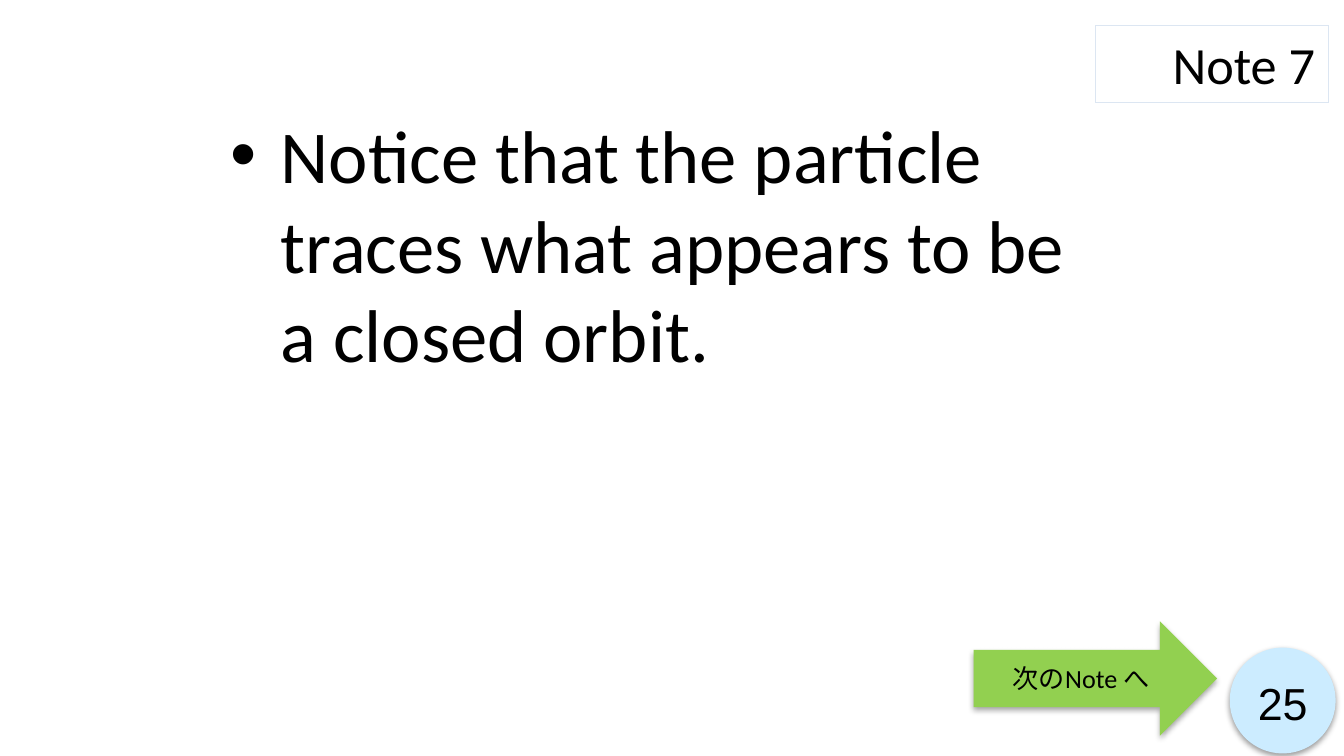
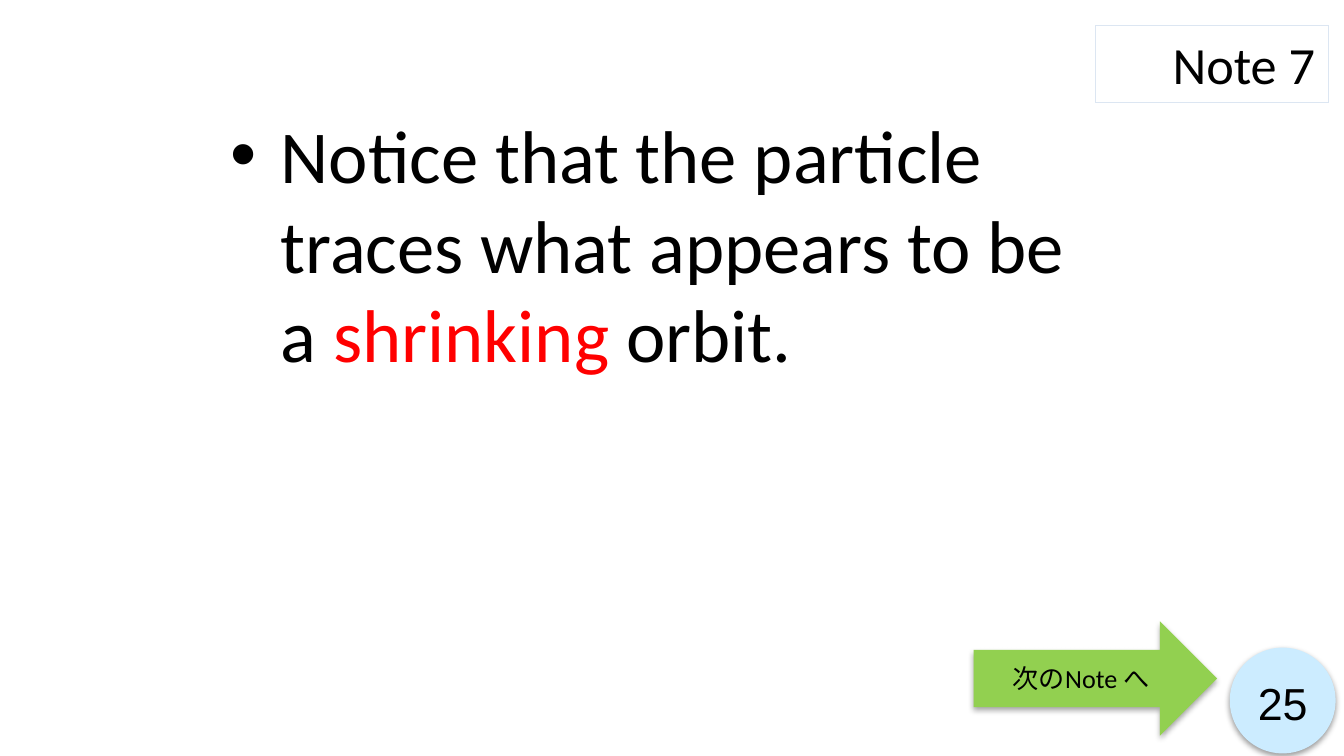
Before and after one commit to ryo0921/KyotoUx-009x, a slide deck: slide 25 of 01/Week 1-4_script.pptx. Drawn at 1344x756 pixels with LibreOffice and Linux fonts; fonts in the diff are those of the drawing. Boxes give left, top, right and bottom in pixels: in the first picture for what was removed or moved away, otherwise in the second. Text is boxed around its words. In the diff, an @@ line names an element or a change of style, - is before the commit and + after.

```diff
--- a/01/Week 1-4_script.pptx
+++ b/01/Week 1-4_script.pptx
@@ text at box(281, 131, 1064, 375): text changed @@
-• Notice that the particle traces what appears to be a closed orbit.
+• Notice that the particle traces what appears to be a shrinking orbit.
```
Also in this commit, not shown: 8 other slides changed, 3 slides removed, 41 other files.
